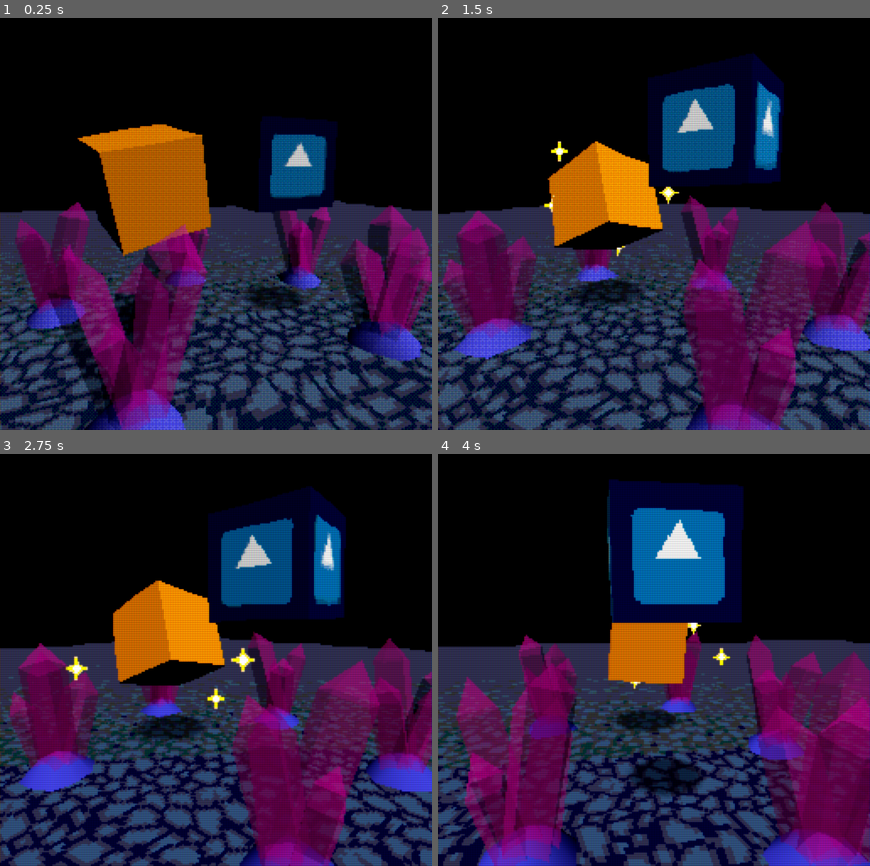
Above: before the commit, frames 1-4 (two rows, left to right).
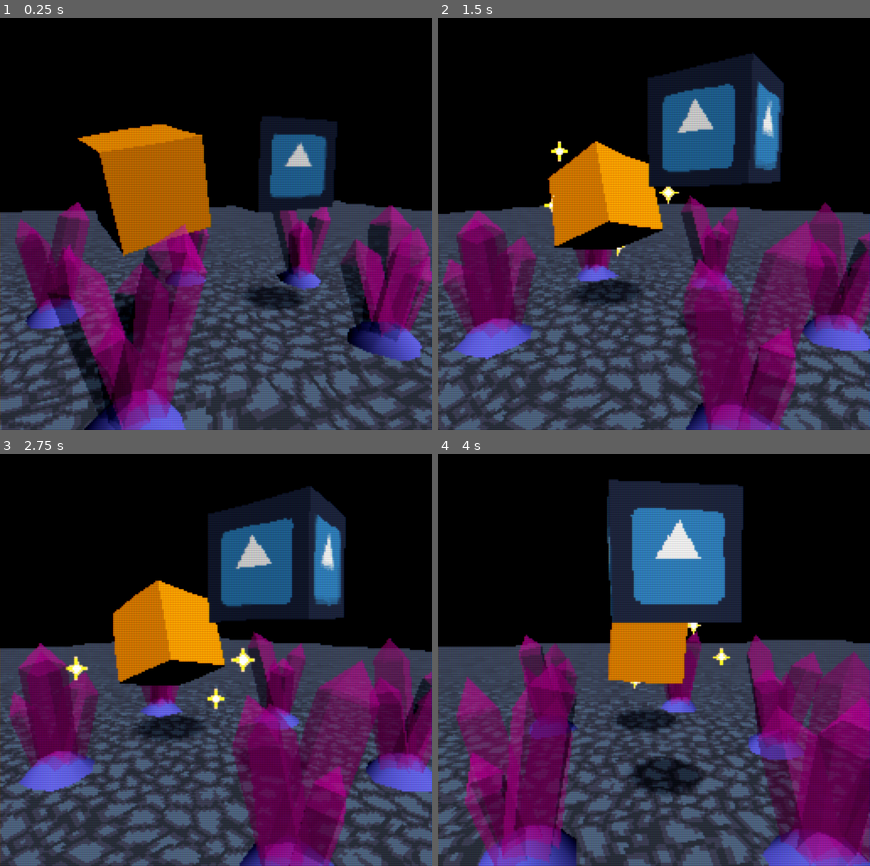
Above: after the commit, the same moments.

Repository: MenacingMecha/godot-psx-style-demo
Game: Godot game, scene res://post_process/pp_stack.tscn
The game is run twice, just before and just after one commit, with the same random seed, the same clock (stepped at 60 frames per second) and the same inputs. The engine's default icon, where the game draws it, is replaced by a stand-in: a white triangle on a blue panel in a dark square.
Inputs:
- Up to frame 1 (0.25 s): no input
- Up to frame 2 (1.5 s): tap Enter (ui_accept) at 0.5, 0.77 s; tap 2 (kb_2) at 0.6, 1.35 s
- Up to frame 3 (2.75 s): tap Enter (ui_accept) at 1.52 s; tap 2 (kb_2) at 2.1 s
- Up to frame 4 (4 s): tap 2 (kb_2) at 2.85, 3.6 s; tap Enter (ui_accept) at 3.02, 3.77 s

The runs differ from the first frame. In frame 1, 15% of the frame differs, in the area x 0-100%, y 24-100%; in frame 2, 17%; in frame 3, 22%; in frame 4, 23%, in the area x 0-100%, y 6-100%.

Commit message:
Simplified spatial shaders by removing object level banding, dithering and fog

Diff:
--- a/shaders/psx_lit.shader
+++ b/shaders/psx_lit.shader
@@ -6,21 +6,7 @@
 uniform sampler2D albedoTex : hint_albedo;
 uniform vec2 uv_scale = vec2(1.0, 1.0);
 uniform vec2 uv_offset = vec2(.0, .0);
-uniform int color_depth = 15;
-uniform bool dither_enabled = true;
-uniform bool fog_enabled = true;
-uniform vec4 fog_color : hint_color = vec4(0.5, 0.7, 1.0, 1.0);
-uniform float min_fog_distance : hint_range(0, 100) = 10;
-uniform float max_fog_distance : hint_range(0, 100) = 40;
 uniform vec2 uv_pan_velocity = vec2(0.0);
-
-varying float fog_weight;
-varying float vertex_distance;
-
-float inv_lerp(float from, float to, float value)
-{
-	return (value - from) / (to - from);
-}
 
 // https://github.com/dsoft20/psx_retroshader/blob/master/Assets/Shaders/psx-vertexlit.shader
 const vec2 base_snap_res = vec2(160.0, 120.0);
@@ -44,57 +30,9 @@
 	POSITION /= abs(POSITION.w);  // discard depth for affine mapping
 
 	VERTEX = VERTEX;  // it breaks without this - not sure why
-	vertex_distance = length((MODELVIEW_MATRIX * vec4(VERTEX, 1.0)));
-
-	fog_weight = inv_lerp(min_fog_distance, max_fog_distance, vertex_distance);
-	fog_weight = clamp(fog_weight, 0, 1);
-}
-
-float get_dither_brightness(vec3 albedo, vec4 fragcoord)
-{
-	const float pos_mult = 1.0;
-	vec4 position_new = fragcoord * pos_mult;
-	int x = int(position_new.x) % 4;
-	int y = int(position_new.y) % 4;
-	const float luminance_r = 0.2126;
-	const float luminance_g = 0.7152;
-	const float luminance_b = 0.0722;
-	float brightness = (luminance_r * albedo.r) + (luminance_g * albedo.g) + (luminance_b * albedo.b);
-
-	// as of 3.2.2, matrix indices can only be accessed with constants, leading to this fun
-	float thresholdMatrix[16] = float[16] (
-		1.0 / 17.0,  9.0 / 17.0,  3.0 / 17.0, 11.0 / 17.0,
-		13.0 / 17.0,  5.0 / 17.0, 15.0 / 17.0,  7.0 / 17.0,
-		4.0 / 17.0, 12.0 / 17.0,  2.0 / 17.0, 10.0 / 17.0,
-		16.0 / 17.0,  8.0 / 17.0, 14.0 / 17.0,  6.0 / 17.0
-	);
-
-	float dithering = thresholdMatrix[x * 4 + y];
-	const float brightness_mod = 0.2;
-	const float dither_cull_distance = 60.;
-	if ((brightness - brightness_mod < dithering) && (vertex_distance < dither_cull_distance))
-	{
-		const float dithering_effect_size = 0.25;
-		return ((dithering - 0.5) * dithering_effect_size) + 1.0;
-	}
-	else
-	{
-		return 1.;
-	}
-}
-
-// https://stackoverflow.com/a/42470600
-vec3 band_color(vec3 _color, int num_of_colors)
-{
-	vec3 num_of_colors_vec = vec3(float(num_of_colors));
-	return floor(_color * num_of_colors_vec) / num_of_colors_vec;
 }
 
 void fragment()
 {
-	ALBEDO = COLOR.rgb;
-	ALBEDO *= (texture(albedoTex, UV) * modulate_color).rgb;
-	ALBEDO = fog_enabled ? mix(ALBEDO, fog_color.rgb, fog_weight) : ALBEDO;
-	ALBEDO = dither_enabled ? ALBEDO * get_dither_brightness(ALBEDO, FRAGCOORD) : ALBEDO;
-	ALBEDO = band_color(ALBEDO, color_depth);
+	ALBEDO = (COLOR * texture(albedoTex, UV) * modulate_color).rgb;
 }
--- a/shaders/psx_lit_alpha-scissor.shader
+++ b/shaders/psx_lit_alpha-scissor.shader
@@ -8,29 +8,7 @@
 uniform vec2 uv_offset = vec2(.0, .0);
 uniform bool billboard = false;
 uniform bool y_billboard = false;
-uniform int color_depth = 15;
 uniform float alpha_scissor : hint_range(0, 1) = 0.1;
-uniform bool dither_enabled = true;
-uniform bool fog_enabled = true;
-uniform vec4 fog_color : hint_color = vec4(0.5, 0.7, 1.0, 1.0);
-uniform float min_fog_distance : hint_range(0, 100) = 10;
-uniform float max_fog_distance : hint_range(0, 100) = 40;
-uniform vec2 uv_pan_velocity = vec2(0.0);
-
-varying float fog_weight;
-varying float vertex_distance;
-
-float inv_lerp(float from, float to, float value)
-{
-	return (value - from) / (to - from);
-}
-
-// https://stackoverflow.com/a/42470600
-vec4 band_color(vec4 _color, int num_of_colors)
-{
-	vec4 num_of_colors_vec = vec4(float(num_of_colors));
-	return floor(_color * num_of_colors_vec) / num_of_colors_vec;
-}
 
 // https://github.com/dsoft20/psx_retroshader/blob/master/Assets/Shaders/psx-vertexlit.shader
 const vec2 base_snap_res = vec2(160.0, 120.0);
@@ -69,53 +47,12 @@
 	}
 
 	VERTEX = VERTEX;  // it breaks without this
-	NORMAL = (MODELVIEW_MATRIX * vec4(NORMAL, 0.0)).xyz;
-	vertex_distance = length((MODELVIEW_MATRIX * vec4(VERTEX, 1.0)));
-
-	fog_weight = inv_lerp(min_fog_distance, max_fog_distance, vertex_distance);
-	fog_weight = clamp(fog_weight, 0, 1);
-}
-
-float get_dither_brightness(vec4 tex, vec4 fragcoord)
-{
-	const float pos_mult = 1.0;
-	vec4 position_new = fragcoord * pos_mult;
-	int x = int(position_new.x) % 4;
-	int y = int(position_new.y) % 4;
-	const float luminance_r = 0.2126;
-	const float luminance_g = 0.7152;
-	const float luminance_b = 0.0722;
-	float brightness = (luminance_r * tex.r) + (luminance_g * tex.g) + (luminance_b * tex.b);
-
-	// as of 3.2.2, matrix indices can only be accessed with constants, leading to this fun
-	float thresholdMatrix[16] = float[16] (
-		1.0 / 17.0,  9.0 / 17.0,  3.0 / 17.0, 11.0 / 17.0,
-		13.0 / 17.0,  5.0 / 17.0, 15.0 / 17.0,  7.0 / 17.0,
-		4.0 / 17.0, 12.0 / 17.0,  2.0 / 17.0, 10.0 / 17.0,
-		16.0 / 17.0,  8.0 / 17.0, 14.0 / 17.0,  6.0 / 17.0
-	);
-
-	float dithering = thresholdMatrix[x * 4 + y];
-	const float brightness_mod = 0.2;
-	const float dither_cull_distance = 60.;
-	if ((brightness - brightness_mod < dithering) && (vertex_distance < dither_cull_distance))
-	{
-		const float dithering_effect_size = 0.25;
-		return ((dithering - 0.5) * dithering_effect_size) + 1.0;
-	}
-	else
-	{
-		return 1.;
-	}
 }
 
 void fragment()
 {
 	vec4 tex = texture(albedoTex, UV) * modulate_color;
 	ALPHA = tex.a;
-	tex = fog_enabled ? mix(tex, fog_color, fog_weight) : tex;
-	tex = dither_enabled ? tex * get_dither_brightness(tex, FRAGCOORD) : tex;
-	tex = band_color(tex, color_depth);
 	ALBEDO = tex.rgb;
 	ALPHA_SCISSOR = alpha_scissor;
 }
--- a/shaders/psx_lit_metal.shader
+++ b/shaders/psx_lit_metal.shader
@@ -4,20 +4,6 @@
 uniform float precision_multiplier : hint_range(0.0, 1.0) = 1.0;
 uniform vec4 modulate_color : hint_color = vec4(1.0);
 uniform sampler2D metal_tex : hint_albedo;
-uniform int color_depth = 15;
-uniform bool dither_enabled = true;
-uniform bool fog_enabled = true;
-uniform vec4 fog_color : hint_color = vec4(0.5, 0.7, 1.0, 1.0);
-uniform float min_fog_distance : hint_range(0, 100) = 10;
-uniform float max_fog_distance : hint_range(0, 100) = 40;
-
-varying float fog_weight;
-varying float vertex_distance;
-
-float inv_lerp(float from, float to, float value)
-{
-	return (value - from) / (to - from);
-}
 
 // https://github.com/dsoft20/psx_retroshader/blob/master/Assets/Shaders/psx-vertexlit.shader
 const vec2 base_snap_res = vec2(160.0, 120.0);
@@ -38,59 +24,10 @@
 	POSITION /= abs(POSITION.w);  // discard depth for affine mapping
 
 	VERTEX = VERTEX;  // it breaks without this - not sure why
-
-	vertex_distance = length((MODELVIEW_MATRIX * vec4(VERTEX, 1.0)));
-
-	fog_weight = inv_lerp(min_fog_distance, max_fog_distance, vertex_distance);
-	fog_weight = clamp(fog_weight, 0, 1);
-}
-
-float get_dither_brightness(vec3 albedo, vec4 fragcoord)
-{
-	const float pos_mult = 1.0;
-	vec4 position_new = fragcoord * pos_mult;
-	int x = int(position_new.x) % 4;
-	int y = int(position_new.y) % 4;
-	const float luminance_r = 0.2126;
-	const float luminance_g = 0.7152;
-	const float luminance_b = 0.0722;
-	float brightness = (luminance_r * albedo.r) + (luminance_g * albedo.g) + (luminance_b * albedo.b);
-
-	// as of 3.2.2, matrix indices can only be accessed with constants, leading to this fun
-	float thresholdMatrix[16] = float[16] (
-		1.0 / 17.0,  9.0 / 17.0,  3.0 / 17.0, 11.0 / 17.0,
-		13.0 / 17.0,  5.0 / 17.0, 15.0 / 17.0,  7.0 / 17.0,
-		4.0 / 17.0, 12.0 / 17.0,  2.0 / 17.0, 10.0 / 17.0,
-		16.0 / 17.0,  8.0 / 17.0, 14.0 / 17.0,  6.0 / 17.0
-	);
-
-	float dithering = thresholdMatrix[x * 4 + y];
-	const float brightness_mod = 0.2;
-	const float dither_cull_distance = 60.;
-	if ((brightness - brightness_mod < dithering) && (vertex_distance < dither_cull_distance))
-	{
-		const float dithering_effect_size = 0.25;
-		return ((dithering - 0.5) * dithering_effect_size) + 1.0;
-	}
-	else
-	{
-		return 1.;
-	}
-}
-
-// https://stackoverflow.com/a/42470600
-vec3 band_color(vec3 _color, int num_of_colors)
-{
-	vec3 num_of_colors_vec = vec3(float(num_of_colors));
-	return floor(_color * num_of_colors_vec) / num_of_colors_vec;
 }
 
 void fragment()
 {
-	ALBEDO = (COLOR * modulate_color).rgb;
 	vec2 metal_uv = vec2(NORMAL.x / 2.0 + 0.5, (-NORMAL.y) / 2.0 + 0.5);  // Special thanks to Adam McLaughlan
-	ALBEDO *= (texture(metal_tex, metal_uv)).rgb;
-	ALBEDO = fog_enabled ? mix(ALBEDO, fog_color.rgb, fog_weight) : ALBEDO;
-	ALBEDO = dither_enabled ? ALBEDO * get_dither_brightness(ALBEDO, FRAGCOORD) : ALBEDO;
-	ALBEDO = band_color(ALBEDO, color_depth);
+	ALBEDO = (COLOR * modulate_color * texture(metal_tex, metal_uv)).rgb;
 }
--- a/shaders/psx_lit_transparent.shader
+++ b/shaders/psx_lit_transparent.shader
@@ -6,21 +6,7 @@
 uniform sampler2D albedoTex : hint_albedo;
 uniform vec2 uv_scale = vec2(1.0, 1.0);
 uniform vec2 uv_offset = vec2(.0, .0);
-uniform int modulate_color_depth = 15;
-uniform bool dither_enabled = true;
-uniform bool fog_enabled = true;
-uniform vec4 fog_color : hint_color = vec4(0.5, 0.7, 1.0, 1.0);
-uniform float min_fog_distance : hint_range(0, 100) = 10;
-uniform float max_fog_distance : hint_range(0, 100) = 40;
 uniform vec2 uv_pan_velocity = vec2(0.0);
-
-varying float fog_weight;
-varying float vertex_distance;
-
-float inv_lerp(float from, float to, float value)
-{
-	return (value - from) / (to - from);
-}
 
 // https://github.com/dsoft20/psx_retroshader/blob/master/Assets/Shaders/psx-vertexlit.shader
 const vec2 base_snap_res = vec2(160.0, 120.0);
@@ -44,60 +30,11 @@
 	POSITION /= abs(POSITION.w);  // discard depth for affine mapping
 
 	VERTEX = VERTEX;  // it breaks without this - not sure why
-	vertex_distance = length((MODELVIEW_MATRIX * vec4(VERTEX, 1.0)));
-
-	fog_weight = inv_lerp(min_fog_distance, max_fog_distance, vertex_distance);
-	fog_weight = clamp(fog_weight, 0, 1);
-}
-
-float get_dither_brightness(vec3 albedo, vec4 fragcoord)
-{
-	const float pos_mult = 1.0;
-	vec4 position_new = fragcoord * pos_mult;
-	int x = int(position_new.x) % 4;
-	int y = int(position_new.y) % 4;
-	const float luminance_r = 0.2126;
-	const float luminance_g = 0.7152;
-	const float luminance_b = 0.0722;
-	float brightness = (luminance_r * albedo.r) + (luminance_g * albedo.g) + (luminance_b * albedo.b);
-
-	// as of 3.2.2, matrix indices can only be accessed with constants, leading to this fun
-	float thresholdMatrix[16] = float[16] (
-		1.0 / 17.0,  9.0 / 17.0,  3.0 / 17.0, 11.0 / 17.0,
-		13.0 / 17.0,  5.0 / 17.0, 15.0 / 17.0,  7.0 / 17.0,
-		4.0 / 17.0, 12.0 / 17.0,  2.0 / 17.0, 10.0 / 17.0,
-		16.0 / 17.0,  8.0 / 17.0, 14.0 / 17.0,  6.0 / 17.0
-	);
-
-	float dithering = thresholdMatrix[x * 4 + y];
-	const float brightness_mod = 0.2;
-	const float dither_cull_distance = 60.;
-	if ((brightness - brightness_mod < dithering) && (vertex_distance < dither_cull_distance))
-	{
-		const float dithering_effect_size = 0.25;
-		return ((dithering - 0.5) * dithering_effect_size) + 1.0;
-	}
-	else
-	{
-		return 1.;
-	}
-}
-
-// https://stackoverflow.com/a/42470600
-vec4 band_color(vec4 _color, int num_of_colors)
-{
-	vec4 num_of_colors_vec = vec4(float(num_of_colors));
-	return floor(_color * num_of_colors_vec) / num_of_colors_vec;
 }
 
 void fragment()
 {
-	vec4 tex = texture(albedoTex, UV) * modulate_color;
-	ALBEDO = COLOR.rgb;
-	ALBEDO *= tex.rgb;
-	ALBEDO = fog_enabled ? mix(ALBEDO, fog_color.rgb, fog_weight) : ALBEDO;
-	ALBEDO = dither_enabled ? ALBEDO * get_dither_brightness(ALBEDO, FRAGCOORD) : ALBEDO;
-	vec4 banded_tex = band_color(vec4(ALBEDO, tex.a), modulate_color_depth);
-	ALBEDO = banded_tex.rgb;
-	ALPHA = banded_tex.a;
+	vec4 tex = texture(albedoTex, UV) * modulate_color * COLOR;
+	ALBEDO = tex.rgb;
+	ALPHA = tex.a;
 }
--- a/shaders/psx_unlit.shader
+++ b/shaders/psx_unlit.shader
@@ -6,21 +6,7 @@
 uniform sampler2D albedoTex : hint_albedo;
 uniform vec2 uv_scale = vec2(1.0, 1.0);
 uniform vec2 uv_offset = vec2(.0, .0);
-uniform int color_depth = 15;
-uniform bool dither_enabled = true;
-uniform bool fog_enabled = true;
-uniform vec4 fog_color : hint_color = vec4(0.5, 0.7, 1.0, 1.0);
-uniform float min_fog_distance : hint_range(0, 100) = 10;
-uniform float max_fog_distance : hint_range(0, 100) = 40;
 uniform vec2 uv_pan_velocity = vec2(0.0);
-
-varying float fog_weight;
-varying float vertex_distance;
-
-float inv_lerp(float from, float to, float value)
-{
-	return (value - from) / (to - from);
-}
 
 // https://github.com/dsoft20/psx_retroshader/blob/master/Assets/Shaders/psx-vertexlit.shader
 const vec2 base_snap_res = vec2(160.0, 120.0);
@@ -44,57 +30,9 @@
 	POSITION /= abs(POSITION.w);  // discard depth for affine mapping
 
 	VERTEX = VERTEX;  // it breaks without this - not sure why
-	vertex_distance = length((MODELVIEW_MATRIX * vec4(VERTEX, 1.0)));
-
-	fog_weight = inv_lerp(min_fog_distance, max_fog_distance, vertex_distance);
-	fog_weight = clamp(fog_weight, 0, 1);
-}
-
-float get_dither_brightness(vec3 albedo, vec4 fragcoord)
-{
-	const float pos_mult = 1.0;
-	vec4 position_new = fragcoord * pos_mult;
-	int x = int(position_new.x) % 4;
-	int y = int(position_new.y) % 4;
-	const float luminance_r = 0.2126;
-	const float luminance_g = 0.7152;
-	const float luminance_b = 0.0722;
-	float brightness = (luminance_r * albedo.r) + (luminance_g * albedo.g) + (luminance_b * albedo.b);
-
-	// as of 3.2.2, matrix indices can only be accessed with constants, leading to this fun
-	float thresholdMatrix[16] = float[16] (
-		1.0 / 17.0,  9.0 / 17.0,  3.0 / 17.0, 11.0 / 17.0,
-		13.0 / 17.0,  5.0 / 17.0, 15.0 / 17.0,  7.0 / 17.0,
-		4.0 / 17.0, 12.0 / 17.0,  2.0 / 17.0, 10.0 / 17.0,
-		16.0 / 17.0,  8.0 / 17.0, 14.0 / 17.0,  6.0 / 17.0
-	);
-
-	float dithering = thresholdMatrix[x * 4 + y];
-	const float brightness_mod = 0.2;
-	const float dither_cull_distance = 60.;
-	if ((brightness - brightness_mod < dithering) && (vertex_distance < dither_cull_distance))
-	{
-		const float dithering_effect_size = 0.25;
-		return ((dithering - 0.5) * dithering_effect_size) + 1.0;
-	}
-	else
-	{
-		return 1.;
-	}
-}
-
-// https://stackoverflow.com/a/42470600
-vec3 band_color(vec3 _color, int num_of_colors)
-{
-	vec3 num_of_colors_vec = vec3(float(num_of_colors));
-	return floor(_color * num_of_colors_vec) / num_of_colors_vec;
 }
 
 void fragment()
 {
-	ALBEDO = COLOR.rgb;
-	ALBEDO *= (texture(albedoTex, UV) * modulate_color).rgb;
-	ALBEDO = fog_enabled ? mix(ALBEDO, fog_color.rgb, fog_weight) : ALBEDO;
-	ALBEDO = dither_enabled ? ALBEDO * get_dither_brightness(ALBEDO, FRAGCOORD) : ALBEDO;
-	ALBEDO = band_color(ALBEDO, color_depth);
+	ALBEDO = (COLOR * texture(albedoTex, UV) * modulate_color).rgb;
 }
--- a/shaders/psx_unlit_alpha-scissor.shader
+++ b/shaders/psx_unlit_alpha-scissor.shader
@@ -8,15 +8,7 @@
 uniform vec2 uv_offset = vec2(.0, .0);
 uniform bool billboard = false;
 uniform bool y_billboard = false;
-uniform int color_depth = 15;
 uniform float alpha_scissor : hint_range(0, 1) = 0.1;
-
-// https://stackoverflow.com/a/42470600
-vec4 band_color(vec4 _color, int num_of_colors)
-{
-	vec4 num_of_colors_vec = vec4(float(num_of_colors));
-	return floor(_color * num_of_colors_vec) / num_of_colors_vec;
-}
 
 // https://github.com/dsoft20/psx_retroshader/blob/master/Assets/Shaders/psx-vertexlit.shader
 const vec2 base_snap_res = vec2(160.0, 120.0);
@@ -53,13 +45,14 @@
 		MODELVIEW_MATRIX = INV_CAMERA_MATRIX * mat4(CAMERA_MATRIX[0],CAMERA_MATRIX[1],CAMERA_MATRIX[2],WORLD_MATRIX[3]);
 		MODELVIEW_MATRIX = MODELVIEW_MATRIX * mat4(vec4(length(WORLD_MATRIX[0].xyz), 0.0, 0.0, 0.0),vec4(0.0, length(WORLD_MATRIX[1].xyz), 0.0, 0.0),vec4(0.0, 0.0, length(WORLD_MATRIX[2].xyz), 0.0),vec4(0.0, 0.0, 0.0, 1.0));
 	}
+
+	VERTEX = VERTEX;  // it breaks without this
 }
 
 void fragment()
 {
 	vec4 tex = texture(albedoTex, UV) * modulate_color;
-	tex = band_color(tex, color_depth);
+	ALPHA = tex.a;
 	ALBEDO = tex.rgb;
-	ALPHA = tex.a;
 	ALPHA_SCISSOR = alpha_scissor;
 }
--- a/shaders/psx_unlit_metal.shader
+++ b/shaders/psx_unlit_metal.shader
@@ -4,20 +4,6 @@
 uniform float precision_multiplier : hint_range(0.0, 1.0) = 1.0;
 uniform vec4 modulate_color : hint_color = vec4(1.0);
 uniform sampler2D metal_tex : hint_albedo;
-uniform int color_depth = 15;
-uniform bool dither_enabled = true;
-uniform bool fog_enabled = true;
-uniform vec4 fog_color : hint_color = vec4(0.5, 0.7, 1.0, 1.0);
-uniform float min_fog_distance : hint_range(0, 100) = 10;
-uniform float max_fog_distance : hint_range(0, 100) = 40;
-
-varying float fog_weight;
-varying float vertex_distance;
-
-float inv_lerp(float from, float to, float value)
-{
-	return (value - from) / (to - from);
-}
 
 // https://github.com/dsoft20/psx_retroshader/blob/master/Assets/Shaders/psx-vertexlit.shader
 const vec2 base_snap_res = vec2(160.0, 120.0);
@@ -38,59 +24,10 @@
 	POSITION /= abs(POSITION.w);  // discard depth for affine mapping
 
 	VERTEX = VERTEX;  // it breaks without this - not sure why
-
-	vertex_distance = length((MODELVIEW_MATRIX * vec4(VERTEX, 1.0)));
-
-	fog_weight = inv_lerp(min_fog_distance, max_fog_distance, vertex_distance);
-	fog_weight = clamp(fog_weight, 0, 1);
-}
-
-float get_dither_brightness(vec3 albedo, vec4 fragcoord)
-{
-	const float pos_mult = 1.0;
-	vec4 position_new = fragcoord * pos_mult;
-	int x = int(position_new.x) % 4;
-	int y = int(position_new.y) % 4;
-	const float luminance_r = 0.2126;
-	const float luminance_g = 0.7152;
-	const float luminance_b = 0.0722;
-	float brightness = (luminance_r * albedo.r) + (luminance_g * albedo.g) + (luminance_b * albedo.b);
-
-	// as of 3.2.2, matrix indices can only be accessed with constants, leading to this fun
-	float thresholdMatrix[16] = float[16] (
-		1.0 / 17.0,  9.0 / 17.0,  3.0 / 17.0, 11.0 / 17.0,
-		13.0 / 17.0,  5.0 / 17.0, 15.0 / 17.0,  7.0 / 17.0,
-		4.0 / 17.0, 12.0 / 17.0,  2.0 / 17.0, 10.0 / 17.0,
-		16.0 / 17.0,  8.0 / 17.0, 14.0 / 17.0,  6.0 / 17.0
-	);
-
-	float dithering = thresholdMatrix[x * 4 + y];
-	const float brightness_mod = 0.2;
-	const float dither_cull_distance = 60.;
-	if ((brightness - brightness_mod < dithering) && (vertex_distance < dither_cull_distance))
-	{
-		const float dithering_effect_size = 0.25;
-		return ((dithering - 0.5) * dithering_effect_size) + 1.0;
-	}
-	else
-	{
-		return 1.;
-	}
-}
-
-// https://stackoverflow.com/a/42470600
-vec3 band_color(vec3 _color, int num_of_colors)
-{
-	vec3 num_of_colors_vec = vec3(float(num_of_colors));
-	return floor(_color * num_of_colors_vec) / num_of_colors_vec;
 }
 
 void fragment()
 {
-	ALBEDO = (COLOR * modulate_color).rgb;
 	vec2 metal_uv = vec2(NORMAL.x / 2.0 + 0.5, (-NORMAL.y) / 2.0 + 0.5);  // Special thanks to Adam McLaughlan
-	ALBEDO *= (texture(metal_tex, metal_uv)).rgb;
-	ALBEDO = fog_enabled ? mix(ALBEDO, fog_color.rgb, fog_weight) : ALBEDO;
-	ALBEDO = dither_enabled ? ALBEDO * get_dither_brightness(ALBEDO, FRAGCOORD) : ALBEDO;
-	ALBEDO = band_color(ALBEDO, color_depth);
+	ALBEDO = (COLOR * modulate_color * texture(metal_tex, metal_uv)).rgb;
 }
--- a/shaders/psx_unlit_transparent.shader
+++ b/shaders/psx_unlit_transparent.shader
@@ -6,21 +6,7 @@
 uniform sampler2D albedoTex : hint_albedo;
 uniform vec2 uv_scale = vec2(1.0, 1.0);
 uniform vec2 uv_offset = vec2(.0, .0);
-uniform int color_depth = 15;
-uniform bool dither_enabled = true;
-uniform bool fog_enabled = true;
-uniform vec4 fog_color : hint_color = vec4(0.5, 0.7, 1.0, 1.0);
-uniform float min_fog_distance : hint_range(0, 100) = 10;
-uniform float max_fog_distance : hint_range(0, 100) = 40;
 uniform vec2 uv_pan_velocity = vec2(0.0);
-
-varying float fog_weight;
-varying float vertex_distance;
-
-float inv_lerp(float from, float to, float value)
-{
-	return (value - from) / (to - from);
-}
 
 // https://github.com/dsoft20/psx_retroshader/blob/master/Assets/Shaders/psx-vertexlit.shader
 const vec2 base_snap_res = vec2(160.0, 120.0);
@@ -44,60 +30,11 @@
 	POSITION /= abs(POSITION.w);  // discard depth for affine mapping
 
 	VERTEX = VERTEX;  // it breaks without this - not sure why
-	vertex_distance = length((MODELVIEW_MATRIX * vec4(VERTEX, 1.0)));
-
-	fog_weight = inv_lerp(min_fog_distance, max_fog_distance, vertex_distance);
-	fog_weight = clamp(fog_weight, 0, 1);
-}
-
-float get_dither_brightness(vec3 albedo, vec4 fragcoord)
-{
-	const float pos_mult = 1.0;
-	vec4 position_new = fragcoord * pos_mult;
-	int x = int(position_new.x) % 4;
-	int y = int(position_new.y) % 4;
-	const float luminance_r = 0.2126;
-	const float luminance_g = 0.7152;
-	const float luminance_b = 0.0722;
-	float brightness = (luminance_r * albedo.r) + (luminance_g * albedo.g) + (luminance_b * albedo.b);
-
-	// as of 3.2.2, matrix indices can only be accessed with constants, leading to this fun
-	float thresholdMatrix[16] = float[16] (
-		1.0 / 17.0,  9.0 / 17.0,  3.0 / 17.0, 11.0 / 17.0,
-		13.0 / 17.0,  5.0 / 17.0, 15.0 / 17.0,  7.0 / 17.0,
-		4.0 / 17.0, 12.0 / 17.0,  2.0 / 17.0, 10.0 / 17.0,
-		16.0 / 17.0,  8.0 / 17.0, 14.0 / 17.0,  6.0 / 17.0
-	);
-
-	float dithering = thresholdMatrix[x * 4 + y];
-	const float brightness_mod = 0.2;
-	const float dither_cull_distance = 60.;
-	if ((brightness - brightness_mod < dithering) && (vertex_distance < dither_cull_distance))
-	{
-		const float dithering_effect_size = 0.25;
-		return ((dithering - 0.5) * dithering_effect_size) + 1.0;
-	}
-	else
-	{
-		return 1.;
-	}
-}
-
-// https://stackoverflow.com/a/42470600
-vec4 band_color(vec4 _color, int num_of_colors)
-{
-	vec4 num_of_colors_vec = vec4(float(num_of_colors));
-	return floor(_color * num_of_colors_vec) / num_of_colors_vec;
 }
 
 void fragment()
 {
-	vec4 tex = texture(albedoTex, UV) * modulate_color;
-	ALBEDO = COLOR.rgb;
-	ALBEDO *= tex.rgb;
-	ALBEDO = fog_enabled ? mix(ALBEDO, fog_color.rgb, fog_weight) : ALBEDO;
-	ALBEDO = dither_enabled ? ALBEDO * get_dither_brightness(ALBEDO, FRAGCOORD) : ALBEDO;
-	vec4 banded_tex = band_color(vec4(ALBEDO, tex.a), color_depth);
-	ALBEDO = banded_tex.rgb;
-	ALPHA = banded_tex.a;
+	vec4 tex = texture(albedoTex, UV) * modulate_color * COLOR;
+	ALBEDO = tex.rgb;
+	ALPHA = tex.a;
 }
